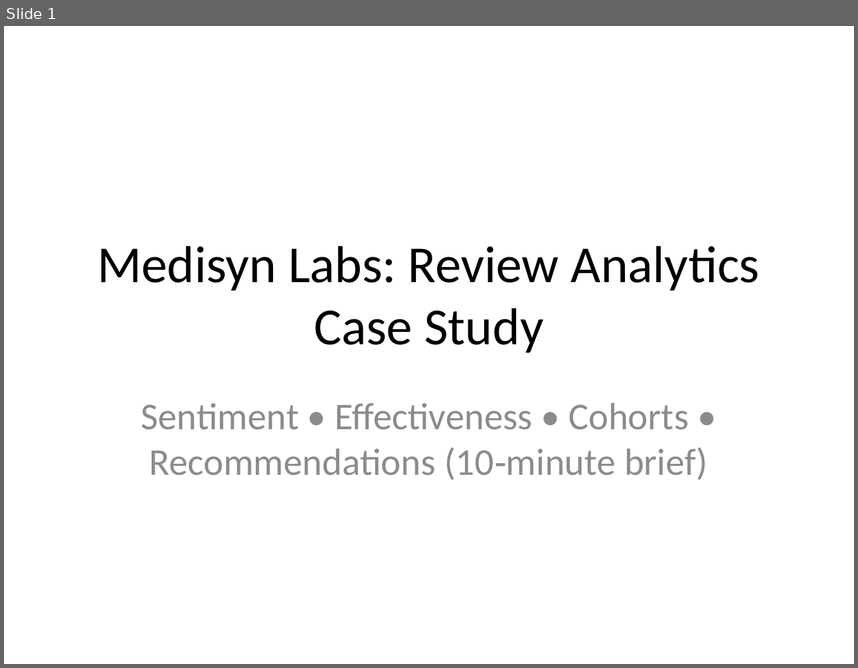
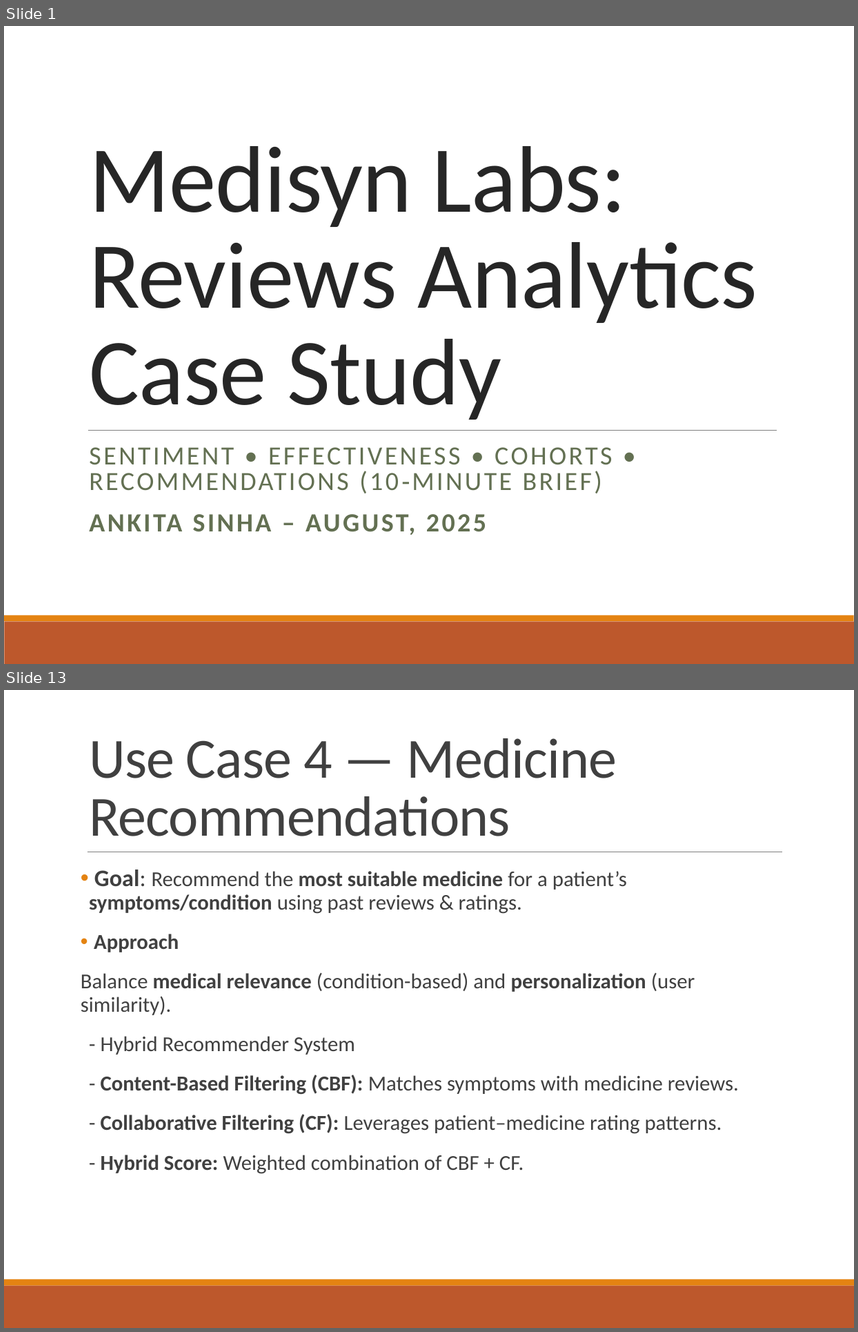
Before and after one commit to ankita-ai/MedisynLabsCaseStudy, a slide deck: Medisyn_Case_Study_4_Use_Cases.pptx. Shown one above the other, each under a label of ours: slide 1 before the commit, slides 1 and 13 after it; the slides between them are not shown. The pictures are 858x668 and 858x1332 pixels, drawn with LibreOffice and Linux fonts; fonts in the diff are those of the drawing. Boxes give left, top, right and bottom in pixels: in the first picture for what was removed or moved away, otherwise in the second. Text is boxed around its words. In the diff, an @@ line names an element or a change of style, - is before the commit and + after.

```diff
--- a/Medisyn_Case_Study_4_Use_Cases.pptx
+++ b/Medisyn_Case_Study_4_Use_Cases.pptx
@@ slide 13 added at [4,690,854,1328], background #FFFFFF; not listed: 2 template elements that a slide beside it also shows @@
@@ title added at [89,738,617,836], 48 pt, text #404040 @@
+Use Case 4 — Medicine Recommendations
@@ line added from (87, 851) to (782, 851), #808080 0.5 pt @@
@@ text added at [81,869,739,1174], 18 pt, text #404040 @@
+• Goal: Recommend the most suitable medicine for a patient’s symptoms/condition using past reviews & ratings.
+• Approach
+Balance medical relevance (condition-based) and personalization (user similarity).
+  - Hybrid Recommender System
+  - Content-Based Filtering (CBF): Matches symptoms with medicine reviews.
+  - Collaborative Filtering (CF): Leverages patient–medicine rating patterns.
+  - Hybrid Score: Weighted combination of CBF + CF.
@@ slide 1 changed as well @@
@@ title "Medisyn Labs: Reviews Analytics Case ..." at [89,146,758,419]: vertical alignment middle to bottom @@
@@ title at [89,146,758,419]: text changed; size 44 to 80 pt; text colour #000000 to #262626 @@
-Medisyn Labs: Review Analytics Case Study
+Medisyn Labs: Reviews Analytics Case Study
@@ line added from (88, 430) to (777, 430), #808080 0.5 pt @@
@@ subtitle at [89,447,612,535]: text changed; size 32 to 22.2 pt; text colour #8C8C8C to #637052 @@
-Sentiment • Effectiveness • Cohorts • Recommendations (10‑minute brief)
+SENTIMENT • EFFECTIVENESS • COHORTS • RECOMMENDATIONS (10‑MINUTE BRIEF)
+ANKITA SINHA – AUGUST, 2025
@@ rectangle added at [4,621,854,664], fill #BD582C @@
@@ rectangle added at [4,615,854,621], fill #E48312 @@
```
Also in this commit, not shown: 8 other slides changed, 6 other slides added, 1 slide removed.
